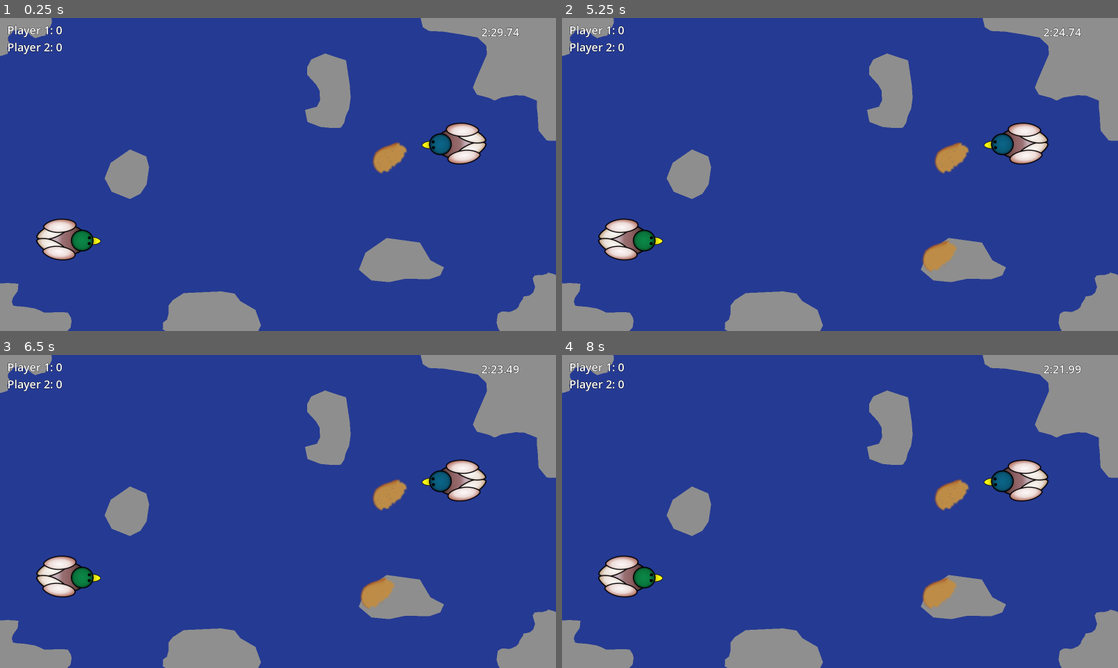
Above: before the commit, frames 1-4 (two rows, left to right).
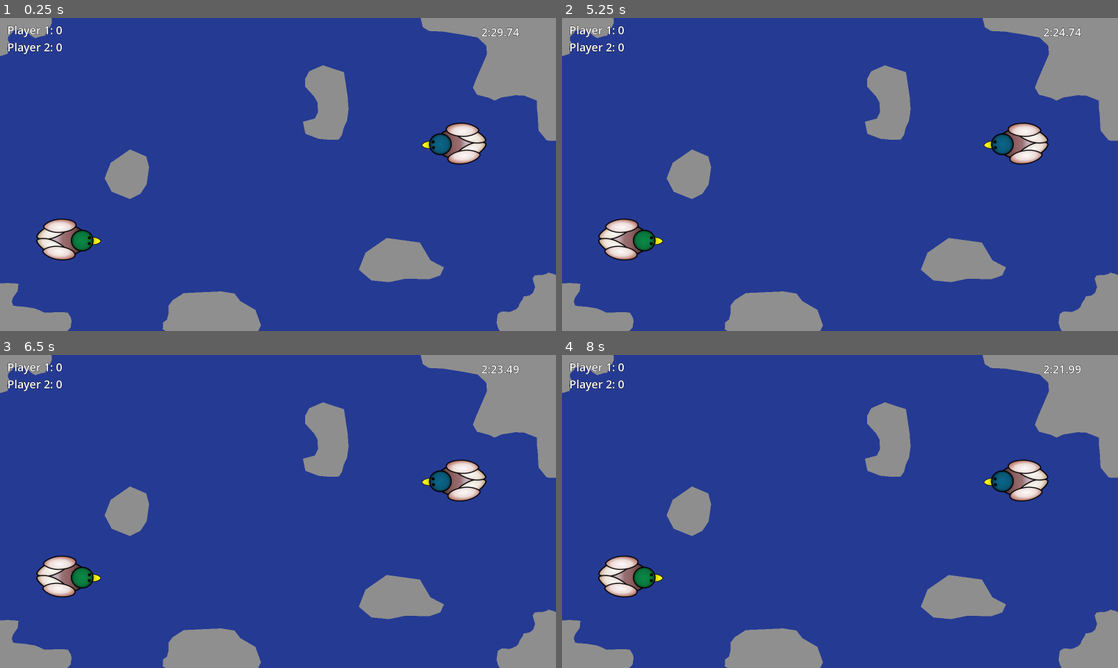
Above: after the commit, the same moments.

Repository: bene-labs/Duck-it-up
Game: Godot game, scene res://game.tscn
Two runs of this game, one before a commit and one after it. Both use one fixed random seed, a clock stepped at 60 frames per second and the inputs below.
Inputs:
- Up to frame 1 (0.25 s): no input
- Up to frame 2 (5.25 s): no input
- Up to frame 3 (6.5 s): no input
- Up to frame 4 (8 s): no input

The runs differ from the first frame. In frame 1, 1.3% of the frame differs, in the area x 54-74%, y 11-50%; in frame 2, 1.6%, in the area x 54-74%, y 11-82%; in frame 3, 1.6%; in frame 4, 1.6%.

Commit message:
Obstacle moved and balancing

Diff:
--- a/duck.tscn
+++ b/duck.tscn
@@ -16,7 +16,7 @@
 gravity_scale = 0.0
 can_sleep = false
 script = ExtResource("1_fwdbc")
-roation_speed = 100000.0
+roation_speed = 400000.0
 acceleration_speed = 40000.0
 break_speed = 40000.0
 sprite_texture = ExtResource("2_i7nm7")
--- a/game.tscn
+++ b/game.tscn
@@ -27,7 +27,7 @@
 rotation = -1.59296
 
 [node name="Obstacle8" parent="Obsctales" instance=ExtResource("6_pn5g6")]
-position = Vector2(48.3089, 573.211)
+position = Vector2(14.4498, 566.459)
 rotation = 1.59296
 scale = Vector2(0.55, 0.55)
 
@@ -106,6 +106,7 @@
 [node name="GameUI" parent="." instance=ExtResource("11_gqte7")]
 
 [node name="BreadSpawner" parent="." node_paths=PackedStringArray("obstacles", "ducks") instance=ExtResource("1_1g3fd")]
+visible = false
 offset_left = 69.0
 offset_top = 18.0
 offset_right = 1494.0
--- a/obstacle.gd
+++ /dev/null
@@ -1,15 +0,0 @@
-class_name Obstacle
-extends StaticBody2D
-
-var poly : PackedVector2Array:
-	get:
-		var pol_list = []
-		for pol in $NoSpawn/CollisionPolygon2D.polygon:
-			pol_list.append(pol + global_position)
-		return PackedVector2Array(pol_list)
-
-func is_point_inside(point: Vector2):
-	return Geometry2D.is_point_in_polygon(point, poly)
-
-func is_polygon_inside(polygon: PackedVector2Array):
-	return Geometry2D.intersect_polygons(polygon, poly)
--- a/obstacle.tscn
+++ /dev/null
@@ -1,20 +0,0 @@
-[gd_scene load_steps=3 format=3 uid="uid://d03col25681br"]
-
-[ext_resource type="Script" path="res://obstacle.gd" id="1_7ytax"]
-[ext_resource type="Texture2D" uid="uid://cb1m5cwk3lkel" path="res://Assets/Sprites/Rock1.png" id="1_jku4h"]
-
-[node name="Obstacle" type="StaticBody2D"]
-script = ExtResource("1_7ytax")
-
-[node name="Sprite2D" type="Sprite2D" parent="."]
-texture = ExtResource("1_jku4h")
-
-[node name="CollisionPolygon2D" type="CollisionPolygon2D" parent="."]
-polygon = PackedVector2Array(2, -128, 37, -119, 85, -124, 108, -108, 120, -88, 141, -44, 141, 3, 139, 41, 123, 72, 115, 111, 97, 146, 50, 157, -25, 155, -65, 142, -93, 122, -117, 104, -141, 37, -141, -7, -113, -100, -64, -120)
-
-[node name="NoSpawn" type="Area2D" parent="."]
-visible = false
-
-[node name="CollisionPolygon2D" type="CollisionPolygon2D" parent="NoSpawn"]
-scale = Vector2(1.3, 1.3)
-polygon = PackedVector2Array(2, -128, 37, -119, 85, -124, 108, -108, 120, -88, 141, -44, 141, 3, 139, 41, 123, 72, 115, 111, 97, 146, 50, 157, -25, 155, -65, 142, -93, 122, -117, 104, -141, 37, -141, -7, -113, -100, -64, -120)
